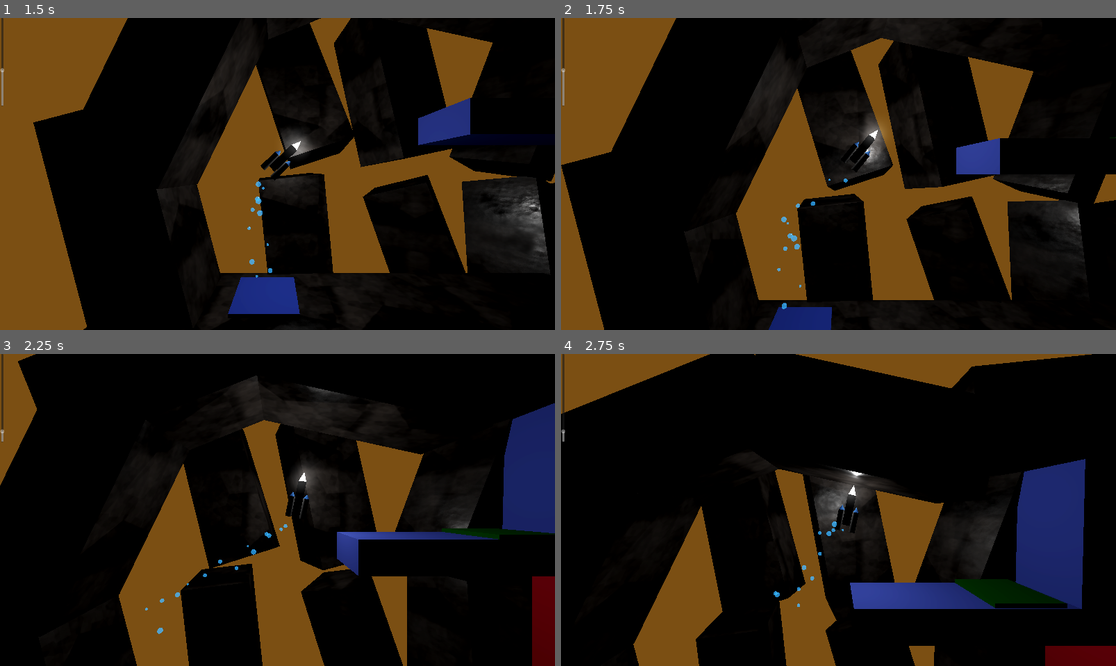
Above: before the commit, frames 1-4 (two rows, left to right).
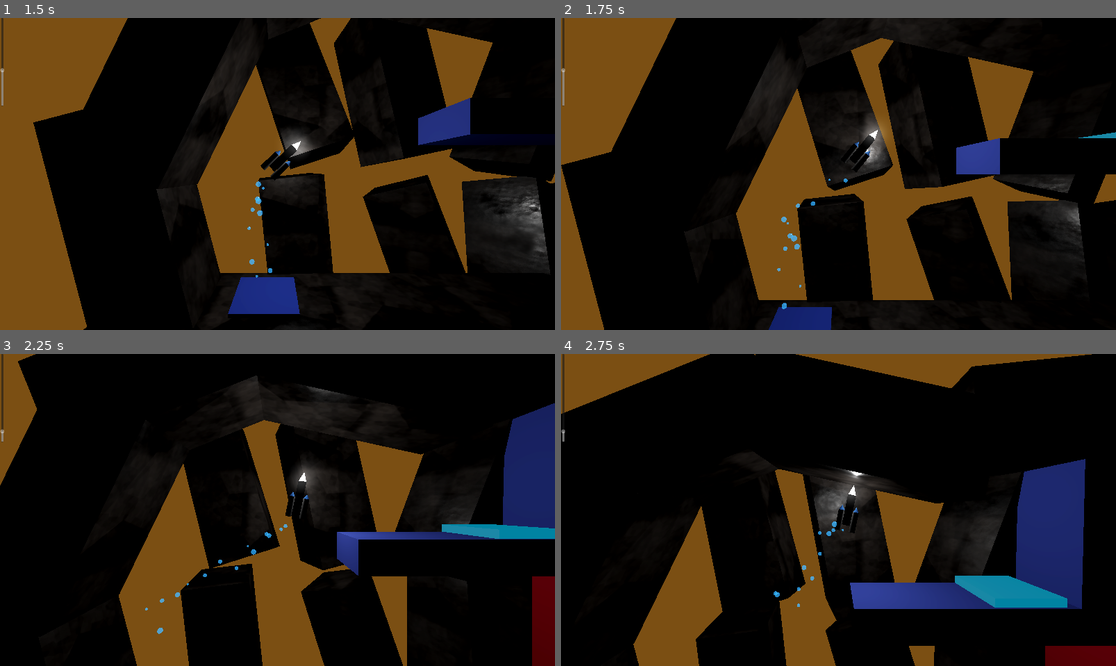
Above: after the commit, the same moments.

Repository: OutwardLightStudio/nexus
Game: Godot game, scene res://levels/level_3.5.tscn
Same seed, same stepped clock (60 frames per second), same inputs: the game is played once before the commit and once after it. This scene is started directly instead of the project's main scene. Sound files missing from this copy of the repository are replaced by a short silence.
Inputs:
- Up to frame 1 (1.5 s): hold D (rotate_right) 0.53-1.28 s; tap E (boost) at 0.6, 1.35 s; hold A (rotate_left) from 1.28 s (still down)
- Up to frame 2 (1.75 s): keep holding A (rotate_left)
- Up to frame 3 (2.25 s): release A (rotate_left) at 2.03 s; hold D (rotate_right) from 2.03 s (still down); tap E (boost) at 2.1 s
- Up to frame 4 (2.75 s): keep holding D (rotate_right)

Frame 1 is identical in both runs. In frame 2, less than 0.1% of the frame differs, in the area x 93-100%, y 36-39%; in frame 3, 0.8%; in frame 4, 1.4%, in the area x 70-92%, y 71-82%.

Commit message:
Initial working trigger button animation

Diff:
--- a/levels/level_3.5.tscn
+++ b/levels/level_3.5.tscn
@@ -51,5 +51,5 @@
 open_distance = 9.0
 
 [node name="TriggerPad" parent="." instance=ExtResource("5_rtble")]
-transform = Transform3D(1, 0, 0, 0, 1, 0, 0, 0, 1, 3.97707, 9.2868, 0)
+transform = Transform3D(1, 0, 0, 0, 1, 0, 0, 0, 1, 3.97707, 9.4056, 0)
 controlled_door_path = NodePath("../SlidingDoor")
--- a/levels/test_level.tscn
+++ b/levels/test_level.tscn
@@ -36,5 +36,5 @@
 open_distance = 6.0
 
 [node name="TriggerPad" parent="." instance=ExtResource("4_av7qf")]
-transform = Transform3D(1, 0, 0, 0, 1, 0, 0, 0, 1, 2.26458, 0.109495, 0.555734)
+transform = Transform3D(1, 0, 0, 0, 1, 0, 0, 0, 1, 2.26458, 0.245717, 0.555734)
 controlled_door_path = NodePath("../SlidingDoor")
--- /dev/null
+++ b/materials/trigger_button_material.tres
@@ -0,0 +1,11 @@
+[gd_resource type="StandardMaterial3D" format=3 uid="uid://csggbqe2iccur"]
+
+[resource]
+albedo_color = Color(0.7, 0.7, 0.8, 1)
+metallic = 0.8
+roughness = 0.2
+emission_enabled = true
+emission = Color(0, 0.8, 1, 1)
+emission_energy_multiplier = 0.5
+clearcoat = 0.38
+clearcoat_roughness = 0.75
--- a/project.godot
+++ b/project.godot
@@ -17,7 +17,7 @@
 
 [autoload]
 
-BackgroundMusicPlayer="*res://autoload/background_music/scenes/background_music_player.tscn"
+BackgroundMusicPlayer="res://autoload/background_music/scenes/background_music_player.tscn"
 
 [display]
 
--- a/scenes/player/player.tscn
+++ b/scenes/player/player.tscn
@@ -16,8 +16,6 @@
 [ext_resource type="Script" path="res://scenes/player/effects_controller.gd" id="11_smcew"]
 [ext_resource type="Material" uid="uid://xrb2i7caokn4" path="res://particles/success_particles.tres" id="12_msahl"]
 [ext_resource type="Material" uid="uid://b8nvx6ca73y1r" path="res://materials/success_material.tres" id="13_x3ewv"]
-
-[sub_resource type="CylinderMesh" id="CylinderMesh_6iyt0"]
 
 [sub_resource type="CylinderShape3D" id="CylinderShape3D_sg736"]
 height = 1.2
@@ -90,7 +88,7 @@
 [sub_resource type="SphereMesh" id="SphereMesh_kkyn6"]
 material = ExtResource("4_g7o3v")
 
-[node name="Player" type="RigidBody3D"]
+[node name="Player" type="RigidBody3D" groups=["player"]]
 axis_lock_linear_z = true
 axis_lock_angular_x = true
 axis_lock_angular_y = true
@@ -115,10 +113,6 @@
 [node name="Landing" type="Node3D" parent="."]
 script = ExtResource("7_p66tl")
 
-[node name="MeshInstance3D" type="MeshInstance3D" parent="."]
-visible = false
-mesh = SubResource("CylinderMesh_6iyt0")
-
 [node name="CollisionShape3D" type="CollisionShape3D" parent="."]
 transform = Transform3D(1, 0, 0, 0, 1, 0, 0, 0, 1, 0, -0.603185, 0)
 shape = SubResource("CylinderShape3D_sg736")
@@ -177,7 +171,7 @@
 process_material = ExtResource("10_xw84m")
 draw_pass_1 = SubResource("SphereMesh_ng0vx")
 
-[node name="SuccessBubbles" type="GPUParticles3D" parent="Effects"]
+[node name="SuccessBubbles" type="GPUParticles3D" parent="Effects" groups=["player"]]
 transform = Transform3D(1, 0, 0, 0, 1, 0, 0, 0, 1, 0, -0.276196, 0)
 emitting = false
 amount = 33
--- a/scenes/trigger_pad.gd
+++ b/scenes/trigger_pad.gd
@@ -1,47 +1,38 @@
-extends StaticBody3D
+extends Area3D
 class_name TriggerPad
 
 signal pad_activated
+@onready var animation_player: AnimationPlayer = $AnimationPlayer
 
 # The path to the door node this pad controls
 @export var controlled_door_path: NodePath
 
-# Optional visual feedback
-@export var activation_particles: GPUParticles3D
-@export var activation_sound: AudioStreamPlayer3D
-
-# We'll track activation state to prevent multiple triggers
 var is_activated: bool = false
 var controlled_door: Node3D
 
 func _ready() -> void:
-	# Connect to our door if a valid path is provided
 	if not controlled_door_path.is_empty():
 		controlled_door = get_node(controlled_door_path)
 
-	# Add to the "Goal" group so the rocket can detect it using existing logic
-	add_to_group("Goal")
-
-# This is required to maintain compatibility with your rocket's landing system
-func get_next_level_path() -> String:
-	return ""  # Empty string indicates no level transition
-
 func activate_pad() -> void:
-	# Prevent multiple activations
 	if is_activated:
 		return
 
 	is_activated = true
 
-	# Trigger visual and audio feedback if configured
-	if activation_particles:
-		activation_particles.emitting = true
-	if activation_sound:
-		activation_sound.play()
+	animation_player.play("button_press")
 
-	# Open the connected door
 	if controlled_door and controlled_door.has_method("open"):
 		controlled_door.open()
 
-	# Emit signal for any other game systems that might need it
 	pad_activated.emit()
+
+
+# This function is automatically called when a physics body enters our trigger areaitor
+func _on_body_entered(body: Node3D) -> void:
+	# We only want to respond to the player, and only if we haven't been activated yet
+	if body.is_in_group("player") and not is_activated:
+		# Play our button press animation, which handles both movement and glow
+		animation_player.play("button_press")
+		# Trigger the pad's activation behavior
+		activate_pad()
--- a/scenes/trigger_pad.tscn
+++ b/scenes/trigger_pad.tscn
@@ -1,22 +1,120 @@
-[gd_scene load_steps=5 format=3 uid="uid://bwwd8ds1by6v4"]
+[gd_scene load_steps=9 format=3 uid="uid://bwwd8ds1by6v4"]
 
 [ext_resource type="Script" path="res://scenes/trigger_pad.gd" id="1_o7bu2"]
+[ext_resource type="Material" uid="uid://csggbqe2iccur" path="res://materials/trigger_button_material.tres" id="2_v53y0"]
 
-[sub_resource type="StandardMaterial3D" id="StandardMaterial3D_s8ska"]
-albedo_color = Color(0, 0.435682, 0.0116695, 1)
+[sub_resource type="BoxShape3D" id="BoxShape3D_dhi3p"]
+size = Vector3(3.2, 0.4, 3.2)
 
-[sub_resource type="BoxMesh" id="BoxMesh_w0318"]
-material = SubResource("StandardMaterial3D_s8ska")
+[sub_resource type="BoxMesh" id="BoxMesh_5uo1j"]
+material = ExtResource("2_v53y0")
+size = Vector3(3, 0.4, 3)
+
+[sub_resource type="Animation" id="Animation_hu8ms"]
+length = 0.001
+tracks/0/type = "value"
+tracks/0/imported = false
+tracks/0/enabled = true
+tracks/0/path = NodePath("ButtonMesh:mesh:material:emission_energy_multiplier")
+tracks/0/interp = 1
+tracks/0/loop_wrap = true
+tracks/0/keys = {
+"times": PackedFloat32Array(0),
+"transitions": PackedFloat32Array(1),
+"update": 0,
+"values": [0.5]
+}
+tracks/1/type = "value"
+tracks/1/imported = false
+tracks/1/enabled = true
+tracks/1/path = NodePath("ButtonMesh:mesh:size")
+tracks/1/interp = 1
+tracks/1/loop_wrap = true
+tracks/1/keys = {
+"times": PackedFloat32Array(0),
+"transitions": PackedFloat32Array(1),
+"update": 0,
+"values": [Vector3(3, 0.4, 3)]
+}
+tracks/2/type = "value"
+tracks/2/imported = false
+tracks/2/enabled = true
+tracks/2/path = NodePath("ButtonMesh:position")
+tracks/2/interp = 1
+tracks/2/loop_wrap = true
+tracks/2/keys = {
+"times": PackedFloat32Array(0),
+"transitions": PackedFloat32Array(1),
+"update": 0,
+"values": [Vector3(0, 0, 0)]
+}
+
+[sub_resource type="Animation" id="Animation_2mvwi"]
+resource_name = "button_press"
+step = 0.1
+tracks/0/type = "value"
+tracks/0/imported = false
+tracks/0/enabled = true
+tracks/0/path = NodePath("ButtonMesh:mesh:material:emission_energy_multiplier")
+tracks/0/interp = 2
+tracks/0/loop_wrap = true
+tracks/0/keys = {
+"times": PackedFloat32Array(0, 1),
+"transitions": PackedFloat32Array(-2, 1),
+"update": 0,
+"values": [0.5, 3.0]
+}
+tracks/1/type = "value"
+tracks/1/imported = false
+tracks/1/enabled = true
+tracks/1/path = NodePath("ButtonMesh:mesh:size")
+tracks/1/interp = 1
+tracks/1/loop_wrap = true
+tracks/1/keys = {
+"times": PackedFloat32Array(0, 1),
+"transitions": PackedFloat32Array(0.5, 1),
+"update": 0,
+"values": [Vector3(3, 0.4, 3), Vector3(3, 0.2, 3)]
+}
+tracks/2/type = "value"
+tracks/2/imported = false
+tracks/2/enabled = true
+tracks/2/path = NodePath("ButtonMesh:position")
+tracks/2/interp = 1
+tracks/2/loop_wrap = true
+tracks/2/keys = {
+"times": PackedFloat32Array(0, 1),
+"transitions": PackedFloat32Array(0.5, 1),
+"update": 0,
+"values": [Vector3(0, 0, 0), Vector3(0, -0.2, 0)]
+}
+
+[sub_resource type="AnimationLibrary" id="AnimationLibrary_aoc51"]
+_data = {
+"RESET": SubResource("Animation_hu8ms"),
+"button_press": SubResource("Animation_2mvwi")
+}
+
+[sub_resource type="BoxShape3D" id="BoxShape3D_w8qy3"]
 size = Vector3(3, 0.2, 3)
 
-[sub_resource type="ConcavePolygonShape3D" id="ConcavePolygonShape3D_wfkeg"]
-data = PackedVector3Array(-0.5, 0.05, 0.5, 0.5, 0.05, 0.5, -0.5, -0.05, 0.5, 0.5, 0.05, 0.5, 0.5, -0.05, 0.5, -0.5, -0.05, 0.5, 0.5, 0.05, -0.5, -0.5, 0.05, -0.5, 0.5, -0.05, -0.5, -0.5, 0.05, -0.5, -0.5, -0.05, -0.5, 0.5, -0.05, -0.5, 0.5, 0.05, 0.5, 0.5, 0.05, -0.5, 0.5, -0.05, 0.5, 0.5, 0.05, -0.5, 0.5, -0.05, -0.5, 0.5, -0.05, 0.5, -0.5, 0.05, -0.5, -0.5, 0.05, 0.5, -0.5, -0.05, -0.5, -0.5, 0.05, 0.5, -0.5, -0.05, 0.5, -0.5, -0.05, -0.5, 0.5, 0.05, 0.5, -0.5, 0.05, 0.5, 0.5, 0.05, -0.5, -0.5, 0.05, 0.5, -0.5, 0.05, -0.5, 0.5, 0.05, -0.5, -0.5, -0.05, 0.5, 0.5, -0.05, 0.5, -0.5, -0.05, -0.5, 0.5, -0.05, 0.5, 0.5, -0.05, -0.5, -0.5, -0.05, -0.5)
-
-[node name="TriggerPad" type="StaticBody3D"]
+[node name="TriggerPad" type="Area3D"]
 script = ExtResource("1_o7bu2")
 
-[node name="MeshInstance3D" type="MeshInstance3D" parent="."]
-mesh = SubResource("BoxMesh_w0318")
+[node name="CollisionShape3D" type="CollisionShape3D" parent="."]
+shape = SubResource("BoxShape3D_dhi3p")
 
-[node name="CollisionShape3D" type="CollisionShape3D" parent="."]
-shape = SubResource("ConcavePolygonShape3D_wfkeg")
+[node name="ButtonMesh" type="MeshInstance3D" parent="."]
+mesh = SubResource("BoxMesh_5uo1j")
+
+[node name="AnimationPlayer" type="AnimationPlayer" parent="."]
+libraries = {
+"": SubResource("AnimationLibrary_aoc51")
+}
+
+[node name="StaticBody3D" type="StaticBody3D" parent="."]
+
+[node name="CollisionShape3D" type="CollisionShape3D" parent="StaticBody3D"]
+shape = SubResource("BoxShape3D_w8qy3")
+
+[connection signal="body_entered" from="." to="." method="_on_body_entered"]
Not shown: 1 places in scenes/player/player.tscn that only renumber resources
